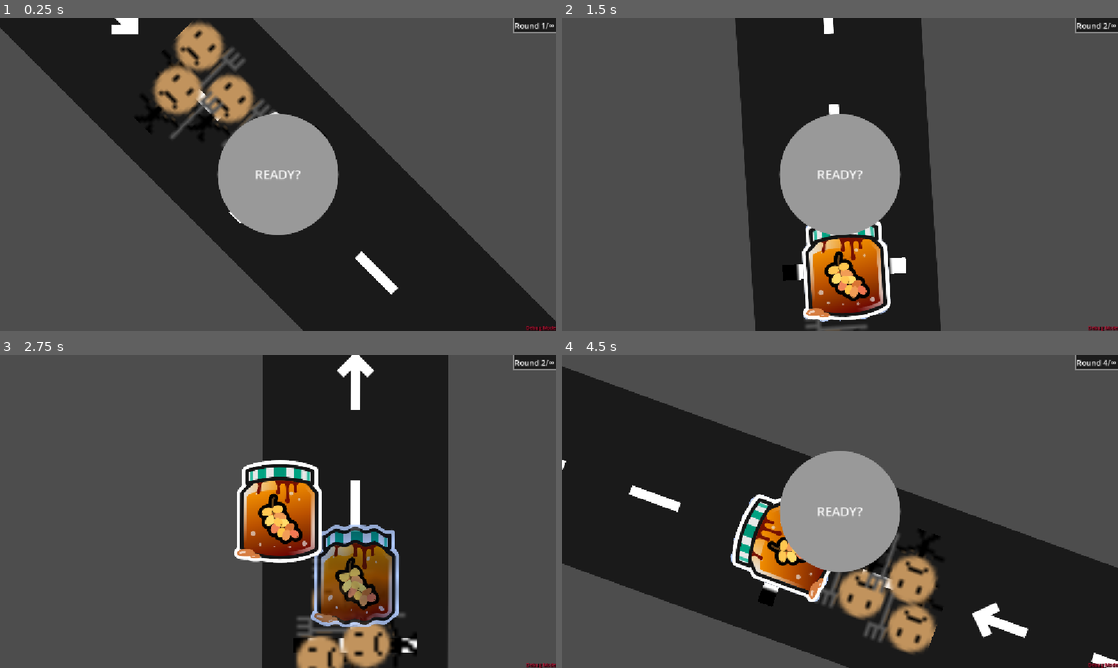
Above: before the commit, frames 1-4 (two rows, left to right).
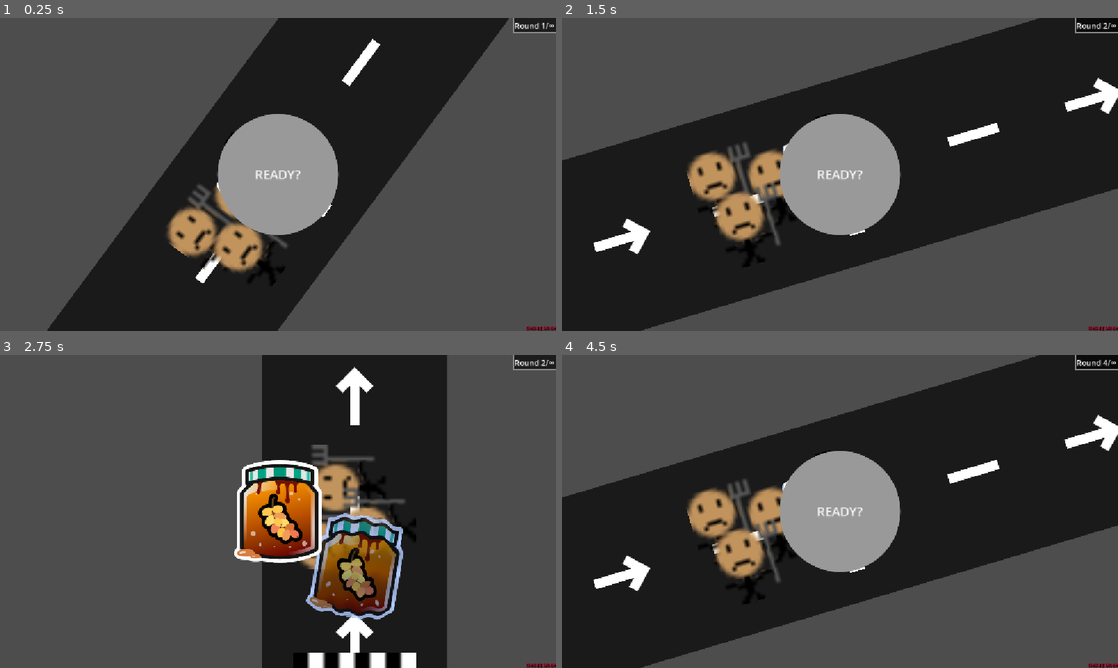
Above: after the commit, the same moments.

Repository: KIT-GameJam/dattel-jam
Game: Godot game, scene res://core/game_manager.tscn
The game is run twice, just before and just after one commit, with the same random seed, the same clock (stepped at 60 frames per second) and the same inputs.
Inputs:
- Up to frame 1 (0.25 s): no input
- Up to frame 2 (1.5 s): click "READY?" at 0.5 s; hold D (right) from 1.28 s (still down); tap Space (temp_reach_goal) at 1.35 s
- Up to frame 3 (2.75 s): release D (right) at 2 s; click "READY?" at 2 s
- Up to frame 4 (4.5 s): hold A (left) 2.78-3.53 s; tap Space (temp_reach_goal) at 2.85, 3.6, 4.35 s; hold D (right) from 3.53 s (still down)

The runs differ from the first frame. In frame 1, 51% of the frame differs, in the area x 0-100%, y 0-100%; in frame 2, 56%; in frame 3, 9.2%; in frame 4, 60%.

Commit message:
Make cars pausable

Diff:
--- a/core/car.gd
+++ b/core/car.gd
@@ -1,6 +1,6 @@
 extends HistoryObject
 
-func _physics_process(_delta: float) -> void:
+func pausable_physics_process(_delta: float) -> void:
 	var unpackedHistoryEntry: UnpackedHistoryEntry = read_history()
 	global_rotation = unpackedHistoryEntry.rot
 	velocity = unpackedHistoryEntry.vel
--- a/core/history_object.gd
+++ b/core/history_object.gd
@@ -16,6 +16,13 @@
 
 func reset_read_index():
 	_read_index = 0
+
+func pausable_physics_process(_delta: float) -> void:
+	pass
+
+func _physics_process(delta: float) -> void:
+	if Global.get_game().is_race_started:
+		pausable_physics_process(delta)
 
 func write_history():
 	var entry: HistoryEntry = HistoryEntry.new(
--- a/core/player_car.gd
+++ b/core/player_car.gd
@@ -24,7 +24,7 @@
 		turn_right(ROTATION_SPEED * delta)
 		is_turning = true
 
-func _physics_process(delta: float) -> void:
+func pausable_physics_process(delta: float) -> void:
 	process_input(delta)
 	var ground_speed := 0.45
 	for area in detection_area.get_overlapping_areas():
--- a/game.gd
+++ b/game.gd
@@ -18,6 +18,7 @@
 const car_scene: PackedScene = preload("res://core/car.tscn")
 var player: HistoryObject
 var cars: Array [HistoryObject] = []
+var is_race_started := false
 
 func _ready() -> void:
 	_reload_level()
@@ -29,6 +30,7 @@
 func _reload_level() -> void:
 	if level:
 		level.queue_free()
+	is_race_started = false
 	level = level_scene.instantiate()
 	add_child(level)
 	var temp = level.get_start_position()
@@ -42,14 +44,12 @@
 		level.add_child(c)
 		c.reset_read_index()
 
-	level.process_mode = Node.PROCESS_MODE_DISABLED
-
 	ready_ui = ready_scene.instantiate()
 	add_child(ready_ui)
 
 func _start_level() -> void:
 	ready_ui.queue_free()
-	level.process_mode = Node.PROCESS_MODE_INHERIT
+	is_race_started = true
 
 func _end_level() -> void:
 	stage += 1
